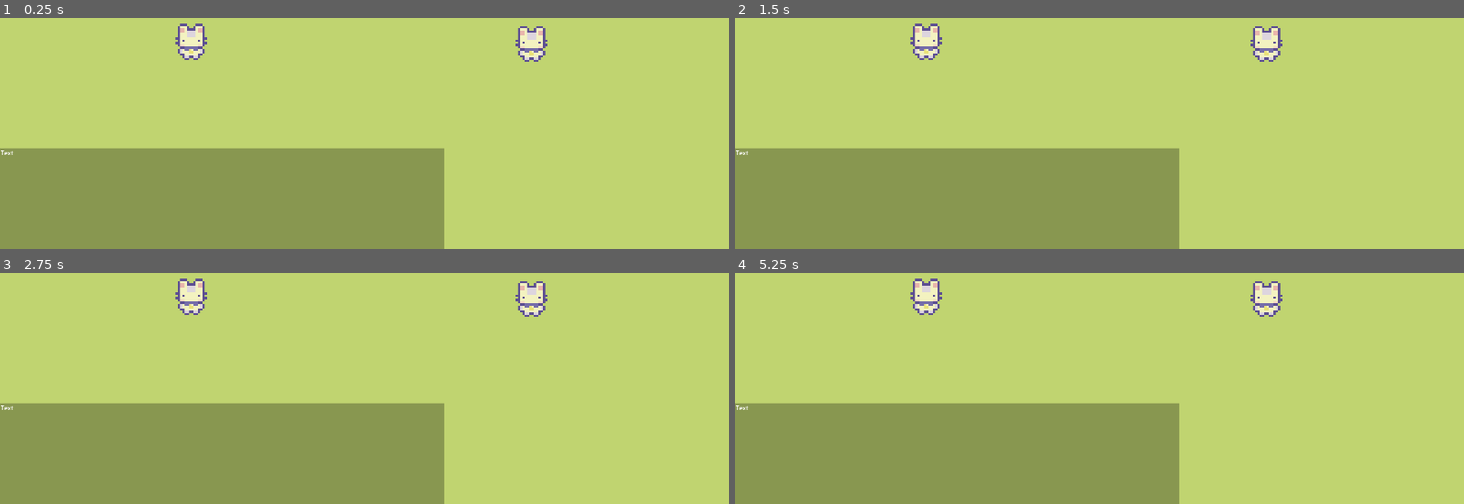
Above: before the commit, frames 1-4 (two rows, left to right).
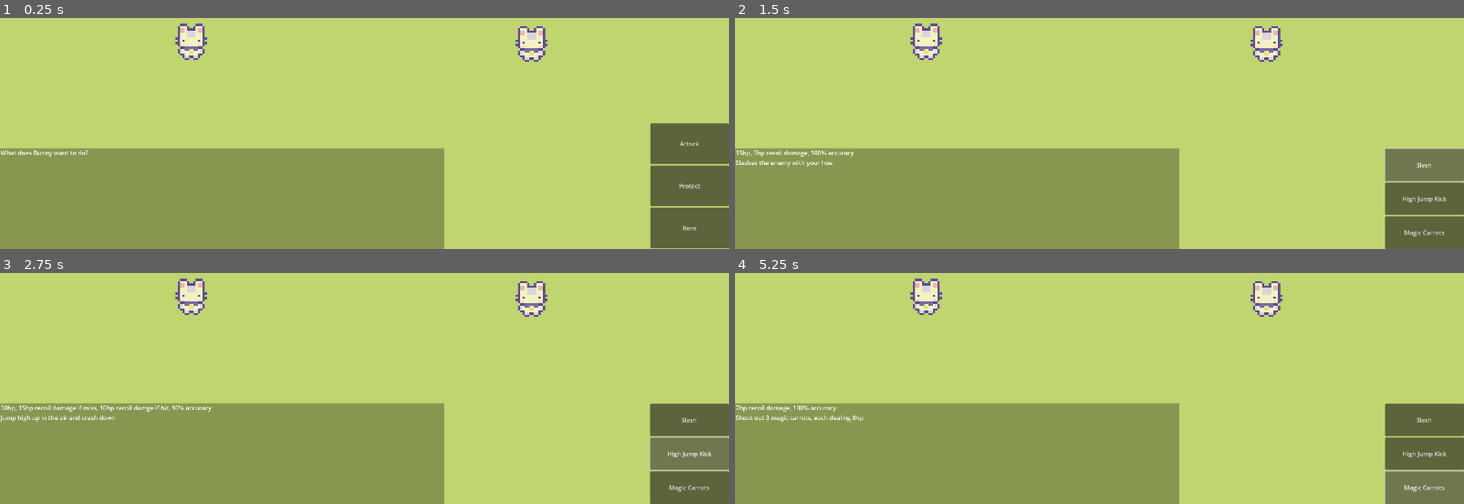
Above: after the commit, the same moments.

Repository: HDao-Modularcontact16/Project-Worst-Enemy-is-You
Game: Godot game, scene res://Game/Scenes/battle_scene.tscn
Same seed, same stepped clock (60 frames per second), same inputs: the game is played once before the commit and once after it.
Inputs (mouse positions are in pixels of both pictures, inside the frame that each line leads up to):
- Up to frame 1 (0.25 s): no input
- Up to frame 2 (1.5 s): click (1427, 142) at 0.5 s, where only the run after the commit has a clickable "Attack"; click (1427, 165) at 1.25 s, where only the run after the commit has a clickable "Slash"
- Up to frame 3 (2.75 s): click (692, 453) at 2 s, where only the run after the commit has a clickable "High Jump Kick"
- Up to frame 4 (5.25 s): click (1427, 487) at 2.75 s, where only the run after the commit has a clickable "Magic Carrots"; click (1427, 420) at 3.5 s, where only the run after the commit has a clickable "Slash"; click (1427, 453) at 4.25 s, where only the run after the commit has a clickable "High Jump Kick"; click (1427, 487) at 5 s, where only the run after the commit has a clickable "Magic Carrots"

The runs differ from the first frame. In frame 1, 5.9% of the frame differs, in the area x 0-100%, y 45-100%; in frame 2, 5.1%; in frame 3, 5.3%; in frame 4, 5.0%.

Commit message:
Initializing functionality to battle UI

Diff:
--- /dev/null
+++ b/Game/Scripts/Global/GLobal.gd
@@ -0,0 +1 @@
+extends Node
--- /dev/null
+++ b/Game/Scripts/UI/battle_ui.gd
@@ -0,0 +1,50 @@
+extends CanvasLayer
+
+enum State {ActionPicking = 0, AttackMoves, Done}
+@onready var actionPickingUI = $ActionPicking
+@onready var attackMovesUI = $AttackMovesDisplay
+@onready var battleText = $BattleText/ColorRect/Label
+var state
+
+func _ready():
+	state = State.ActionPicking
+
+func _process(_delta):
+	if state == State.ActionPicking:
+		actionPickingUI.visible = true
+		attackMovesUI.visible = false
+		battleText.text = "What does Bunny want to do?"
+
+	if state == State.AttackMoves:
+		actionPickingUI.visible = false
+		attackMovesUI.visible = true
+
+	if state == State.Done:
+		actionPickingUI.visible = false
+		attackMovesUI.visible = false
+
+
+func _on_attack_pressed():
+	state = State.AttackMoves
+
+
+func _on_protect_pressed():
+	state = State.Done
+
+
+func _on_item_pressed():
+	state = State.Done
+
+
+func _on_slash_mouse_entered():
+	battleText.text = "15hp, 5hp recoil damage, 100% accuracy
+	Slashes the enemy with your hoe"
+
+func _on_high_jump_kick_mouse_entered():
+	battleText.text = "30hp, 15hp recoil damage if miss, 10hp recoil damge if hit, 90% accuracy
+	Jump high up in the air and crash down"
+
+
+func _on_magic_carrot_shots_mouse_entered():
+	battleText.text = "7hp recoil damage, 100% accuracy
+	Shoot out 3 magic carrots, each dealing 8hp"
--- a/Game/UI/battle_ui.tscn
+++ b/Game/UI/battle_ui.tscn
@@ -1,9 +1,11 @@
-[gd_scene format=3 uid="uid://0dwvqose3qeo"]
+[gd_scene load_steps=2 format=3 uid="uid://0dwvqose3qeo"]
+
+[ext_resource type="Script" path="res://Game/Scripts/UI/battle_ui.gd" id="1_bi8o6"]
 
 [node name="BattleUI" type="CanvasLayer"]
+script = ExtResource("1_bi8o6")
 
 [node name="ActionPicking" type="Control" parent="."]
-visible = false
 layout_mode = 3
 anchors_preset = 3
 anchor_left = 1.0
@@ -107,3 +109,10 @@
 grow_horizontal = 2
 grow_vertical = 2
 text = "Text"
+
+[connection signal="pressed" from="ActionPicking/VBoxContainer/Attack" to="." method="_on_attack_pressed"]
+[connection signal="pressed" from="ActionPicking/VBoxContainer/Protect" to="." method="_on_protect_pressed"]
+[connection signal="pressed" from="ActionPicking/VBoxContainer/Item" to="." method="_on_item_pressed"]
+[connection signal="mouse_entered" from="AttackMovesDisplay/VBoxContainer/Slash" to="." method="_on_slash_mouse_entered"]
+[connection signal="mouse_entered" from="AttackMovesDisplay/VBoxContainer/High Jump Kick" to="." method="_on_high_jump_kick_mouse_entered"]
+[connection signal="mouse_entered" from="AttackMovesDisplay/VBoxContainer/Magic Carrot Shots" to="." method="_on_magic_carrot_shots_mouse_entered"]
--- a/project.godot
+++ b/project.godot
@@ -15,6 +15,10 @@
 config/features=PackedStringArray("4.2", "Forward Plus")
 config/icon="res://icon.svg"
 
+[autoload]
+
+GLobal="*res://Game/Scripts/Global/GLobal.gd"
+
 [display]
 
 window/size/viewport_width=1920
